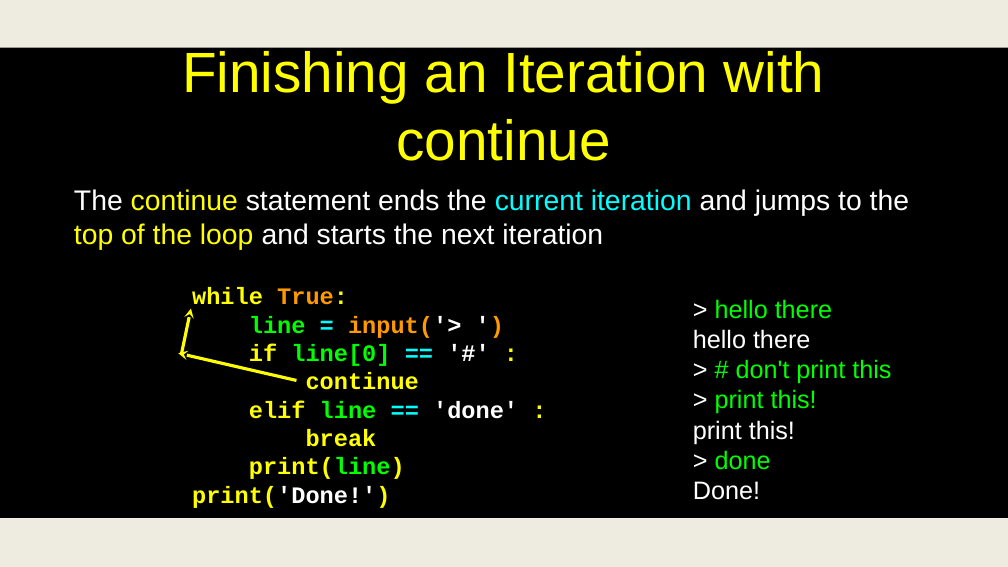
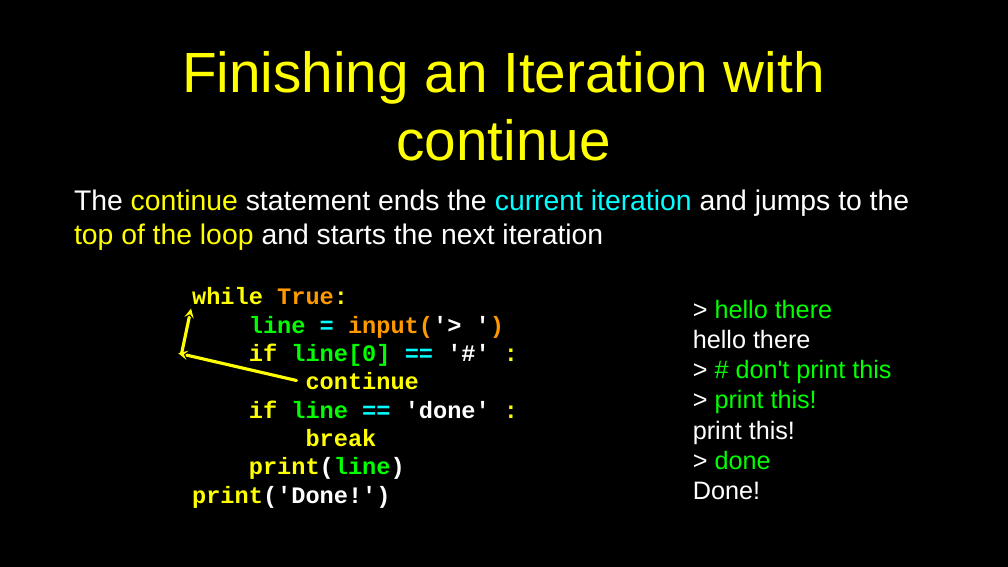
Before and after one commit to csev/py4e, a slide deck: slide 9 of lectures3/Pythonlearn-05-Iterations.pptx. Drawn at 1008x567 pixels with LibreOffice and Linux fonts; fonts in the diff are those of the drawing. Boxes give left, top, right and bottom in pixels: in the first picture for what was removed or moved away, otherwise in the second. Text is boxed around its words. In the diff, an @@ line names an element or a change of style, - is before the commit and + after.

```diff
--- a/lectures3/Pythonlearn-05-Iterations.pptx
+++ b/lectures3/Pythonlearn-05-Iterations.pptx
@@ rectangle removed at (x1=0, y1=0, x2=1008, y2=48) @@
@@ text at (x1=249, y1=400, x2=490, y2=419): text changed @@
-elif line == 'done' :
+if line == 'done' :
@@ text at (x1=192, y1=457, x2=405, y2=508): text colour #FFFF00 to #FFFFFF in "print(line)", "print('Done!')" @@
@@ rectangle at (x1=0, y1=518, x2=1008, y2=567): fill #EEECE1 to #000000 @@
```
Also in this commit, not shown: 51 other slides changed.
